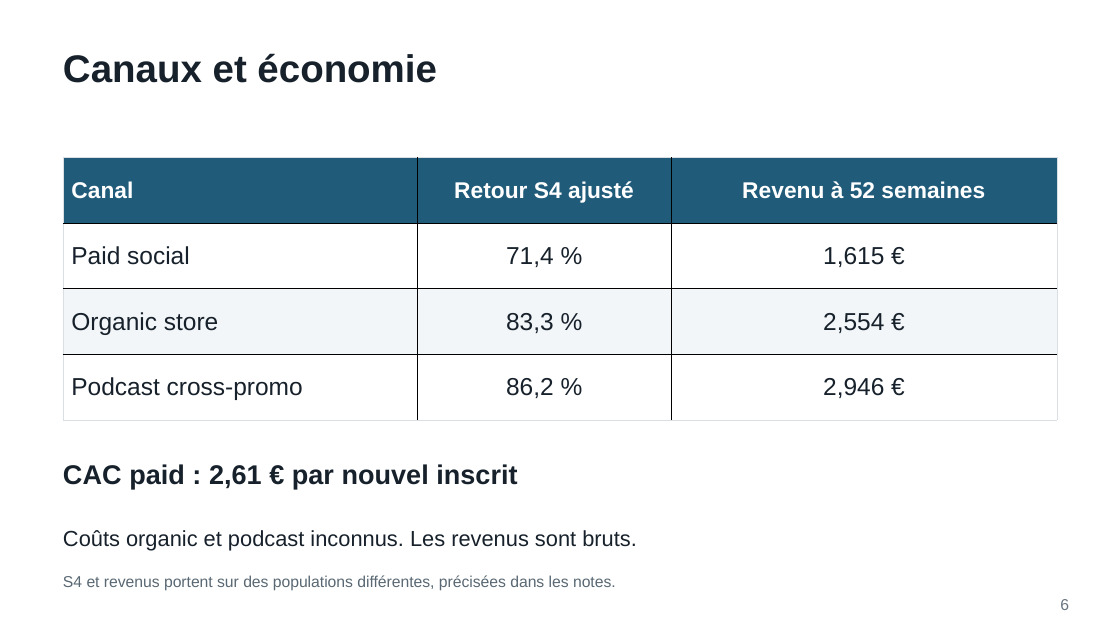
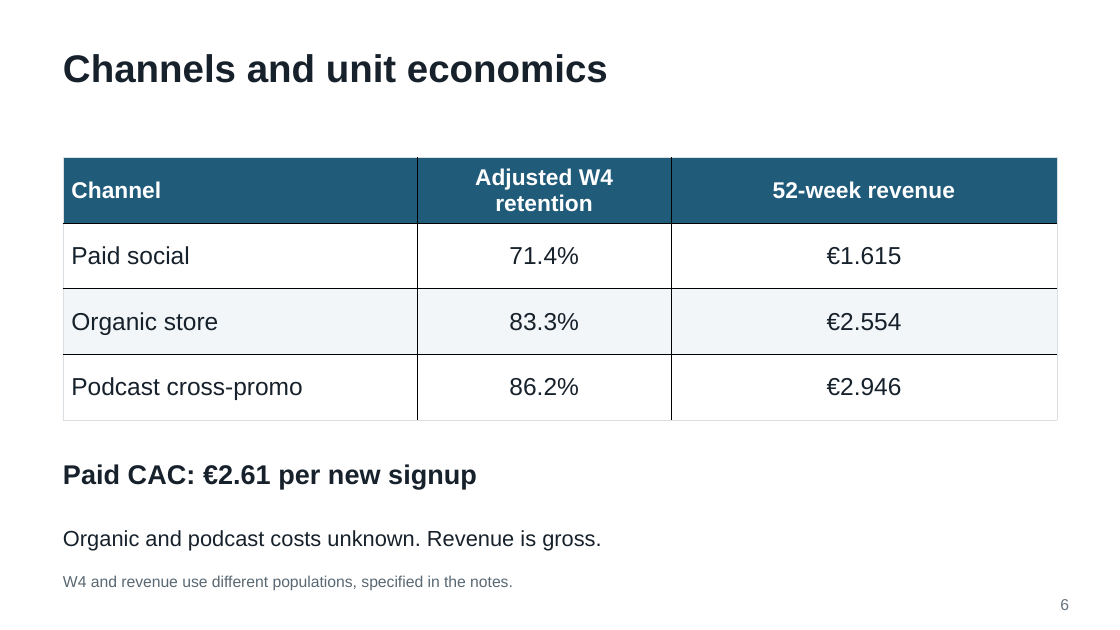
Before and after one commit to moss5002/GrowthModel, a slide deck: slide 6 of deliverables/G06_Echo_slides.pptx. Drawn at 1120x630 pixels with LibreOffice and Linux fonts; fonts in the diff are those of the drawing. Boxes give left, top, right and bottom in pixels: in the first picture for what was removed or moved away, otherwise in the second. Text is boxed around its words. In the diff, an @@ line names an element or a change of style, - is before the commit and + after.

```diff
--- a/deliverables/G06_Echo_slides.pptx
+++ b/deliverables/G06_Echo_slides.pptx
@@ text at (63,54,608,83): text changed @@
-Canaux et économie
+Channels and unit economics
@@ table at (63,158,1057,420) @@
-row 1: Canal | Retour S4 ajusté | Revenu à 52 semaines
+row 1: Channel | Adjusted W4 retention | 52-week revenue
-row 2, column 2: 71,4 %
+row 2, column 2: 71.4%
-row 2, column 3: 1,615 €
+row 2, column 3: €1.615
-row 3, column 2: 83,3 %
+row 3, column 2: 83.3%
-row 3, column 3: 2,554 €
+row 3, column 3: €2.554
-row 4, column 2: 86,2 %
+row 4, column 2: 86.2%
-row 4, column 3: 2,946 €
+row 4, column 3: €2.946
@@ text at (63,464,477,489): text changed @@
-CAC paid : 2,61 € par nouvel inscrit
+Paid CAC: €2.61 per new signup
@@ text at (63,530,601,551): text changed @@
-Coûts organic et podcast inconnus. Les revenus sont bruts.
+Organic and podcast costs unknown. Revenue is gross.
@@ text at (63,575,513,591): text changed @@
-S4 et revenus portent sur des populations différentes, précisées dans les notes.
+W4 and revenue use different populations, specified in the notes.
```
Also in this commit, not shown: 6 other slides changed, 3 slides added, 3 slides removed, 7 other files.
